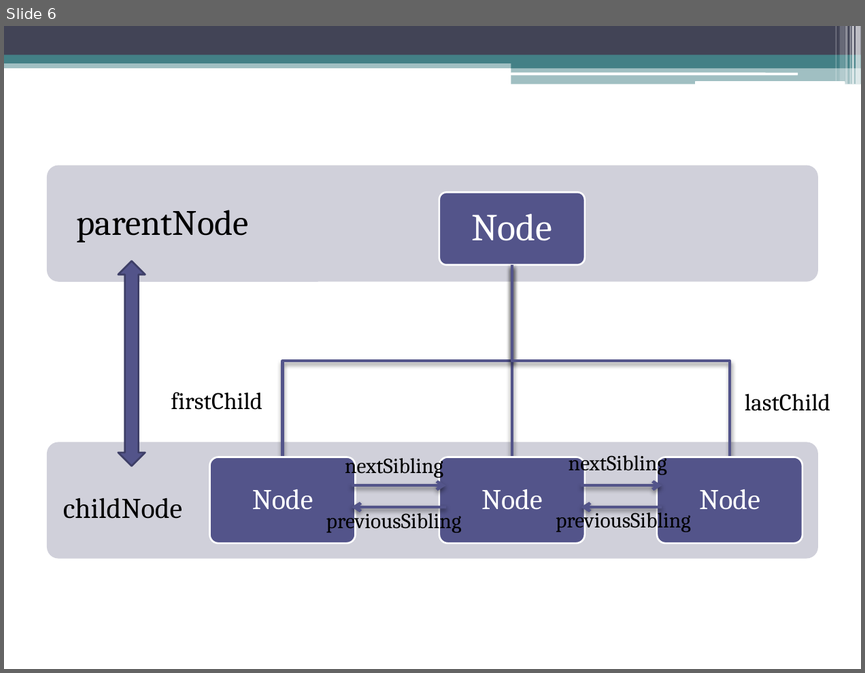
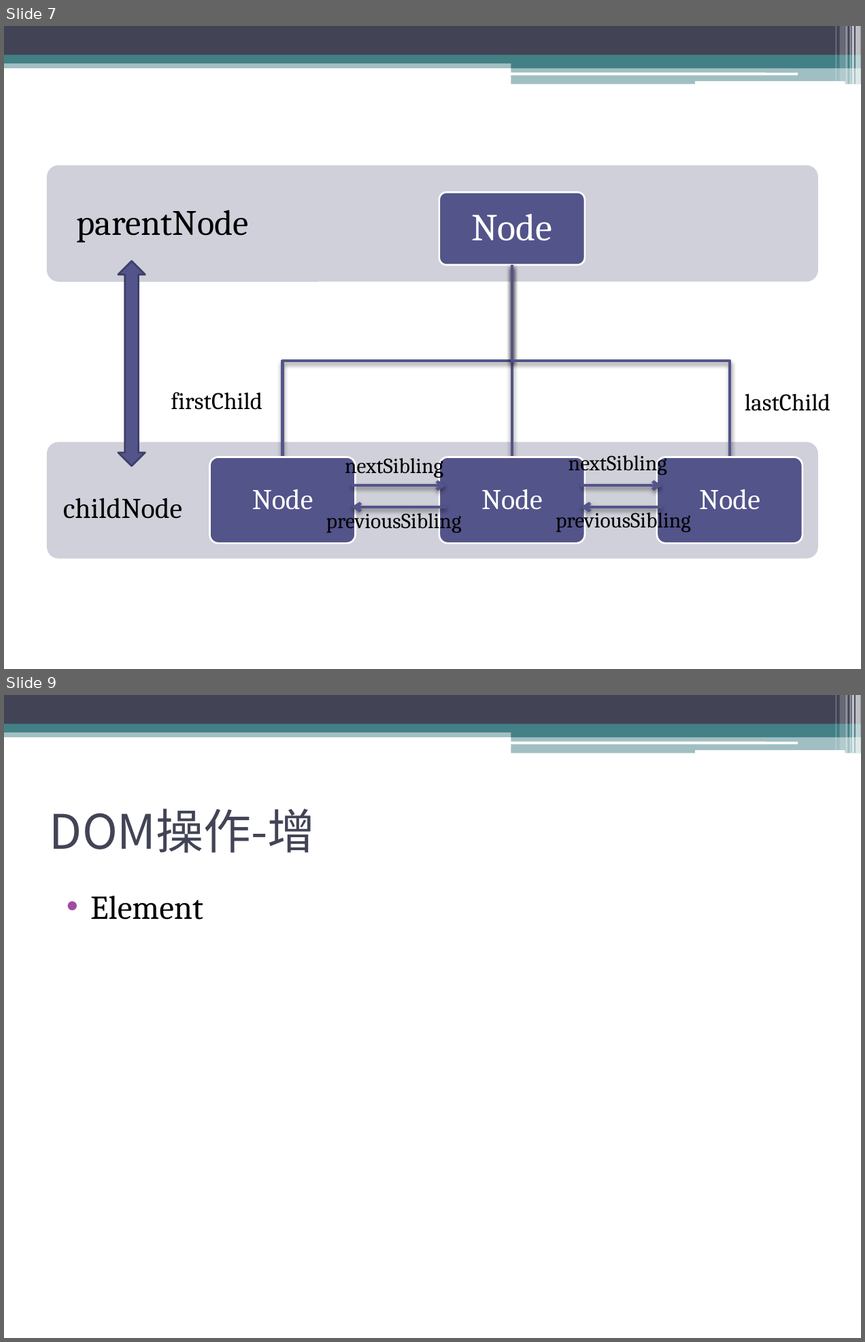
Before and after one commit to sophiazzw/Front_Library, a slide deck: manipulation.pptx. Shown one above the other, each under a label of ours: slide 6 before the commit, slides 7 and 9 after it; the slides between them are not shown. The pictures are 865x673 and 865x1342 pixels, drawn with LibreOffice and Linux fonts; fonts in the diff are those of the drawing. Boxes give left, top, right and bottom in pixels: in the first picture for what was removed or moved away, otherwise in the second. Text is boxed around its words. In the diff, an @@ line names an element or a change of style, - is before the commit and + after.

```diff
--- a/manipulation.pptx
+++ b/manipulation.pptx
@@ slide 9 added at (x1=4, y1=695, x2=861, y2=1338), background #FFFFFF; not listed: 13 template elements that a slide beside it also shows @@
@@ title added at (x1=50, y1=809, x2=315, y2=853), 40 pt, text #424456 @@
+DOM操作-增
@@ text added at (x1=90, y1=896, x2=203, y2=919), 28 pt, text #000000 @@
+• Element
@@ what was slide 6 is now slide 7 @@
```
Also in this commit, not shown: 2 slides changed, 6 other slides added, 1 slide removed, 3 other files.
